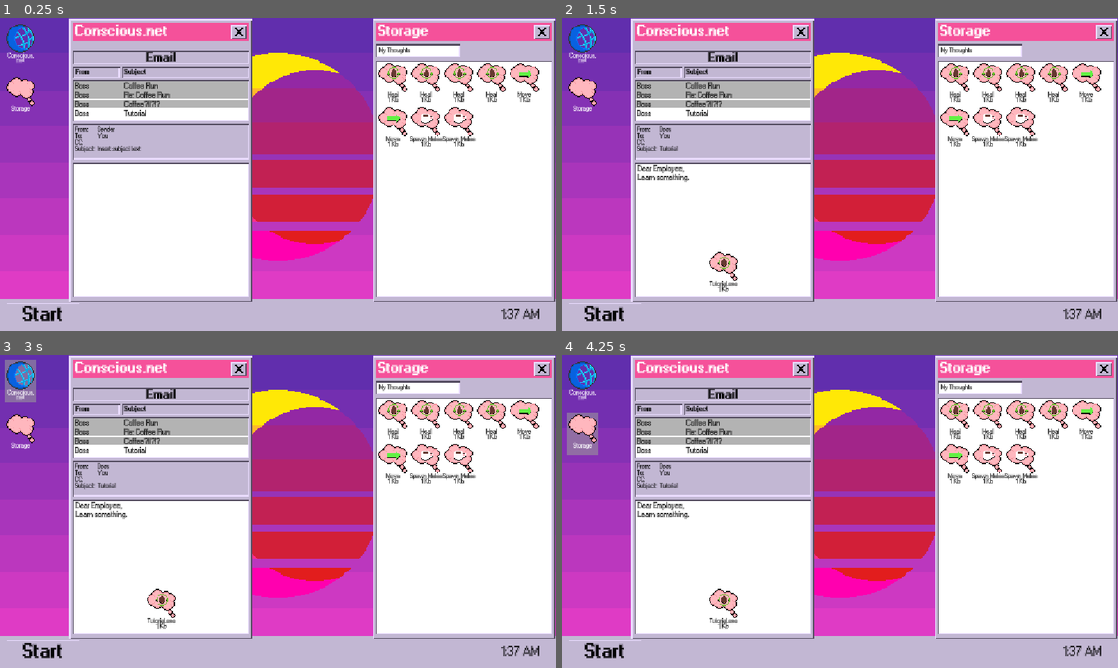
Above: before the commit, frames 1-4 (two rows, left to right).
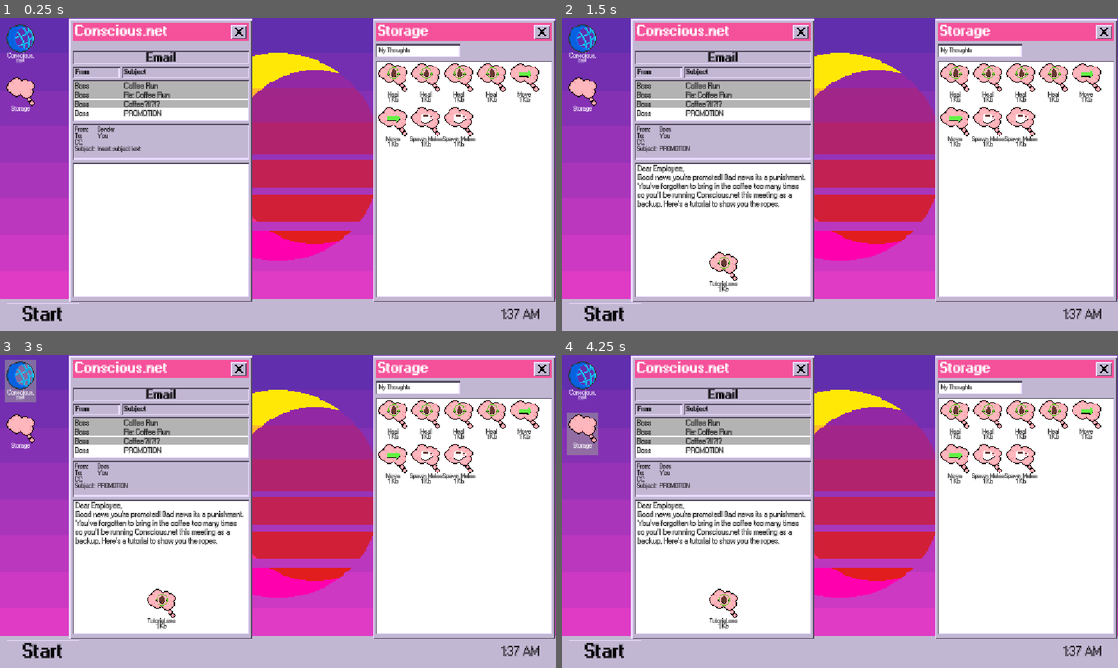
Above: after the commit, the same moments.

Repository: Jusbusy/game-off-2025
Game: Godot game, scene res://game.tscn
The game is run twice, just before and just after one commit, with the same random seed, the same clock (stepped at 60 frames per second) and the same inputs.
Inputs:
- Up to frame 1 (0.25 s): no input
- Up to frame 2 (1.5 s): click "Boss" at 0.5 s; click "Start" at 1.25 s
- Up to frame 3 (3 s): click "Start" at 2 s; click "Conscious. net" at 2.75 s
- Up to frame 4 (4.25 s): click "Storage" at 3.5 s

The runs differ from the first frame. In frame 1, 0.1% of the frame differs, in the area x 22-30%, y 29-32%; in frame 2, 1.6%, in the area x 13-44%, y 29-61%; in frame 3, 1.6%; in frame 4, 1.6%.

Commit message:
Added emails

Diff:
--- a/UI/Templates/email_system.gd
+++ b/UI/Templates/email_system.gd
@@ -21,10 +21,10 @@
 	},
 	{
 		"From" : "Boss",
-		"Subject" : "Tutorial",
-		"Content" :
-		r"""Dear Employee,
-		Learn something.""",
+		"Subject" : "PROMOTION",
+		"Content" :
+		r"""Dear Employee,
+		Good news you're promoted! Bad news its a punishment. You've forgotten to bring in the coffee too many times so you'll be running Conscious.net this meeting as a backup. Here's a tutorial to show you the ropes.""",
 		"Type" : "Tutorial"
 	},
 	{
@@ -32,103 +32,99 @@
 		"Subject" : "Level 1",
 		"Content" :
 		r"""Dear Employee,
-		This is a test email. It is also long to check for looooong messages.""",
+		Trainings over! Here's your first job. Don't dissapoint me.""",
 		"Type" : "Level",
 		"LevelID" : 0
 	},
 	{
-		"From" : "Boss",
-		"Subject" : "Add a card or something IDK",
-		"Content" :
-		r"""Dear Employee,
-		Pick a card. Any card!""",
+		"From" : "Card Download",
+		"Subject" : "Add a card to your deck!",
+		"Content" :
+		r"""Click one of the cards below to add it to your deck! Or click the "X" to skip!""",
 		"Type" : "AddCard",
 	},
 	{
-		"From" : "Boss",
-		"Subject" : "Get rid of a card",
-		"Content" :
-		r"""Dear Employee,
-		Leave a card. Any card!""",
+		"From" : "Card Removal",
+		"Subject" : "Remove a card from your deck!",
+		"Content" :
+		r"""Click one of the cards in your STORAGE, then click the "X" to throw it away permanently. Don't want to remove anything. You can click on the card in the email to select nothing and click the "X" to skip. """,
 		"Type" : "RemoveCard",
 	},
 	{
 		"From" : "Boss",
-		"Subject" : "Level2",
-		"Content" :
-		r"""CoolTestMessage""",
+		"Subject" : "Level 2",
+		"Content" :
+		r"""Dear Employee,
+		Gotten used to your new job yet? Great! Here's your next task.""",
 		"Type" : "Level",
 		"LevelID" : 1
 	},
 	{
-		"From" : "Boss",
-		"Subject" : "Add a card or something IDK",
-		"Content" :
-		r"""Dear Employee,
-		Pick a card. Any card!""",
+		"From" : "Card Download",
+		"Subject" : "Add a card to your deck!",
+		"Content" :
+		r"""Pick a card. Any card!""",
 		"Type" : "AddCard",
 	},
 	{
-		"From" : "Boss",
-		"Subject" : "Get rid of a card",
-		"Content" :
-		r"""Dear Employee,
-		Leave a card. Any card!""",
+		"From" : "Card Removal",
+		"Subject" : "Remove a card from your deck!",
+		"Content" :
+		r"""Leave a card. Any card!""",
 		"Type" : "RemoveCard",
 	},
 	{
 		"From" : "Boss",
-		"Subject" : "Level3",
-		"Content" :
-		r"""CoolTestMessage""",
+		"Subject" : "Level 3",
+		"Content" :
+		r"""Dear Employee,
+		Hey nice work with that last job. Your reward? More work! Get it done.""",
 		"Type" : "Level",
 		"LevelID" : 2
 	},
 	{
-		"From" : "Boss",
-		"Subject" : "Add a card or something IDK",
-		"Content" :
-		r"""Dear Employee,
-		Pick a card. Any card!""",
+		"From" : "Card Download",
+		"Subject" : "Add a card to your deck!",
+		"Content" :
+		r"""Pick a card. Any card!""",
 		"Type" : "AddCard",
 	},
 	{
-		"From" : "Boss",
-		"Subject" : "Get rid of a card",
-		"Content" :
-		r"""Dear Employee,
-		Leave a card. Any card!""",
+		"From" : "Card Removal",
+		"Subject" : "Remove a card from your deck!",
+		"Content" :
+		r"""Leave a card. Any card!""",
 		"Type" : "RemoveCard",
 	},
 	{
 		"From" : "Boss",
-		"Subject" : "Level4",
-		"Content" :
-		r"""CoolTestMessage""",
+		"Subject" : "Level 4",
+		"Content" :
+		r"""Dear Employee,
+		You're actually doing better than I expected. Guess I should give you harder jobs then, huh?""",
 		"Type" : "Level",
 		"LevelID" : 3
 	},
 	{
-		"From" : "Boss",
-		"Subject" : "Add a card or something IDK",
-		"Content" :
-		r"""Dear Employee,
-		Pick a card. Any card!""",
+		"From" : "Card Download",
+		"Subject" : "Add a card to your deck!",
+		"Content" :
+		r"""Pick a card. Any card!""",
 		"Type" : "AddCard",
 	},
 	{
-		"From" : "Boss",
-		"Subject" : "Get rid of a card",
-		"Content" :
-		r"""Dear Employee,
-		Leave a card. Any card!""",
+		"From" : "Card Removal",
+		"Subject" : "Remove a card from your deck!",
+		"Content" :
+		r"""Leave a card. Any card!""",
 		"Type" : "RemoveCard",
 	},
 	{
 		"From" : "Boss",
-		"Subject" : "Level5",
-		"Content" :
-		r"""CoolTestMessage""",
+		"Subject" : "Level 5",
+		"Content" :
+		r"""Dear Employee,
+		Last job for the day newbie. This one's real important. Don't. Mess. It. Up.""",
 		"Type" : "Level",
 		"LevelID" : 4
 	},
@@ -136,7 +132,8 @@
 		"From" : "Boss",
 		"Subject" : "Good Job",
 		"Content" :
-		r"""You won!""",
+		r"""Dear Employee,
+		Nice work with the Conscious.net today! I'll be expecting great things from you in the future.""",
 		"Type" : "Info"
 	}
 ]
--- a/globals.gd
+++ b/globals.gd
@@ -82,22 +82,22 @@
 	},
 	{
 		"Icon" : "res://UI/Icons/32x32_Game_Shortcut.png",
-		"Name" : "Level1.exe",
+		"Name" : "Level2.exe",
 		"Freqs" : [["e_melee", 2], ["e_melee", 2], ["e_fast", 4]]
 	},
 	{
 		"Icon" : "res://UI/Icons/32x32_Game_Shortcut.png",
-		"Name" : "Level1.exe",
+		"Name" : "Level3.exe",
 		"Freqs" : [["e_melee", 2], ["e_melee", 2], ["e_tank", 4]]
 	},
 	{
 		"Icon" : "res://UI/Icons/32x32_Game_Shortcut.png",
-		"Name" : "Level1.exe",
+		"Name" : "Level4.exe",
 		"Freqs" : [["e_melee", 2], ["e_heavy", 4], ["e_fast", 4]]
 	},
 	{
 		"Icon" : "res://UI/Icons/32x32_Game_Shortcut.png",
-		"Name" : "Level1.exe",
+		"Name" : "Level5.exe",
 		"Freqs" : [["e_melee", 2], ["e_melee", 2], ["e_heavy", 2], ["e_fast", 4]]
 	},
 ]
@@ -485,7 +485,7 @@
 	[CardHeal, 1],
 	[CardDivide, 2],
 
-	[CardExplode, 1],
+	#[CardExplode, 1],
 	[CardMassHeal, 2],
 	[CardPeasants, 1],
 	[CardPush, 2],
